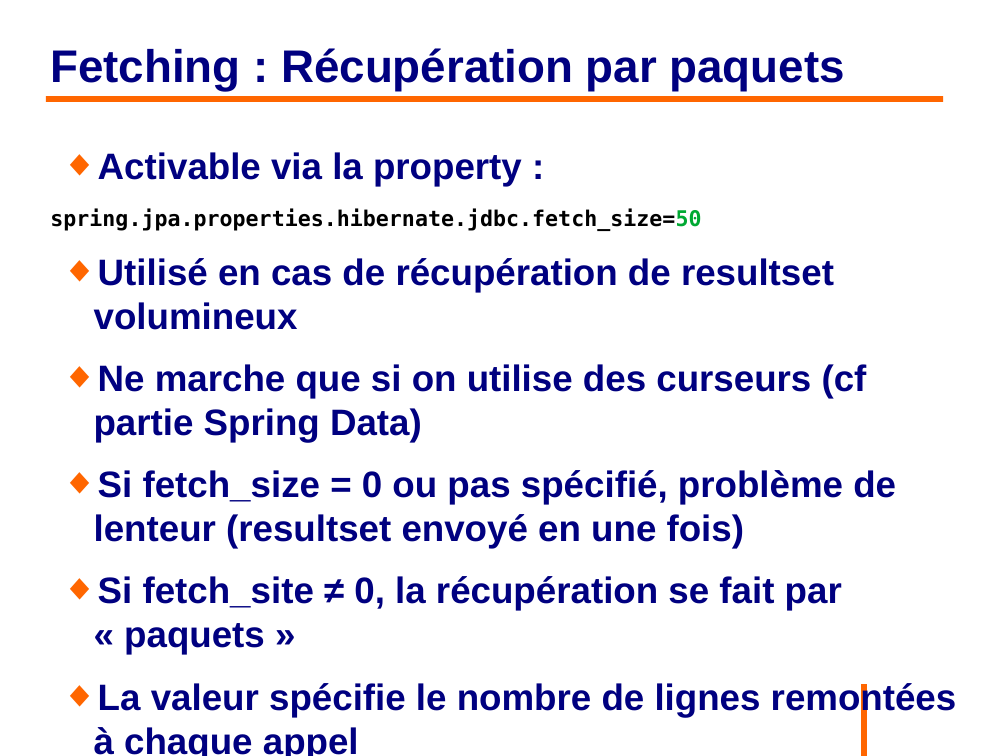
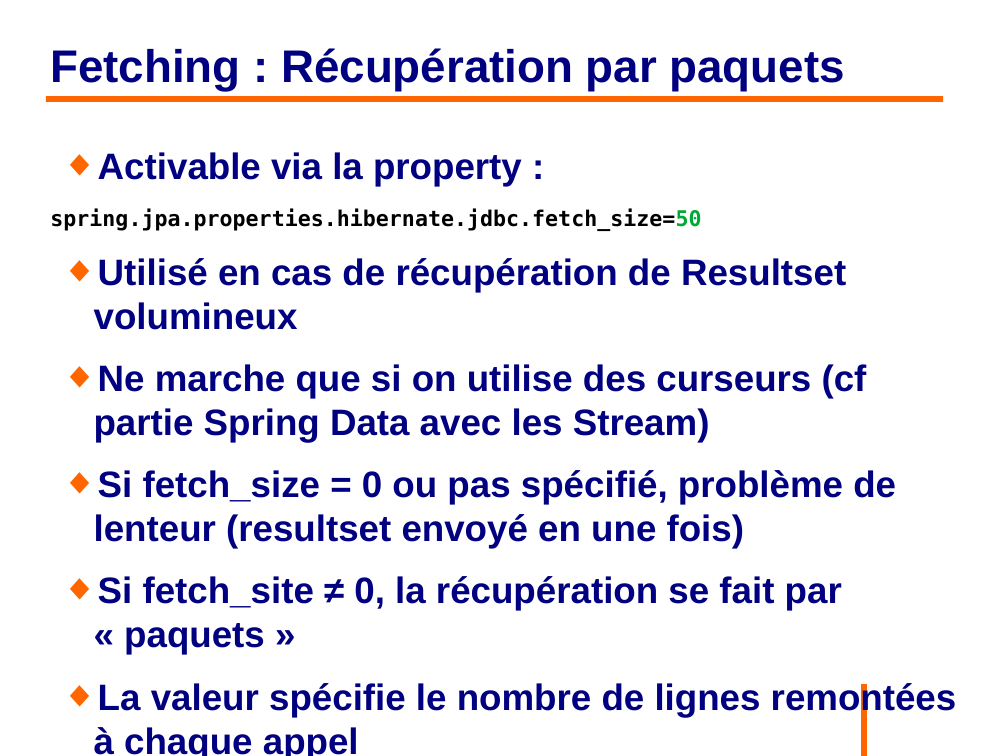
Before and after one commit to philphils/formation-hibernate-avancee, a slide deck: slide 23 of Documentation/diapo_formation_hibernate_avancee.odp. Drawn at 1008x756 pixels with LibreOffice and Linux fonts; fonts in the diff are those of the drawing; background and template pictures are left out. Boxes give left, top, right and bottom in pixels: in the first picture for what was removed or moved away, otherwise in the second. Text is boxed around its words. In the diff, an @@ line names an element or a change of style, - is before the commit and + after.

Commit message:
Relecture partie 1

```diff
--- a/Documentation/diapo_formation_hibernate_avancee.odp
+++ b/Documentation/diapo_formation_hibernate_avancee.odp
@@ text at [94, 258, 867, 442]: text changed @@
-◆ Utilisé en cas de récupération de resultset volumineux
-◆ Ne marche que si on utilise des curseurs (cf partie Spring Data)
+◆ Utilisé en cas de récupération de Resultset volumineux
+◆ Ne marche que si on utilise des curseurs (cf partie Spring Data avec les Stream)
```
Also in this commit, not shown: 6 other slides changed.
